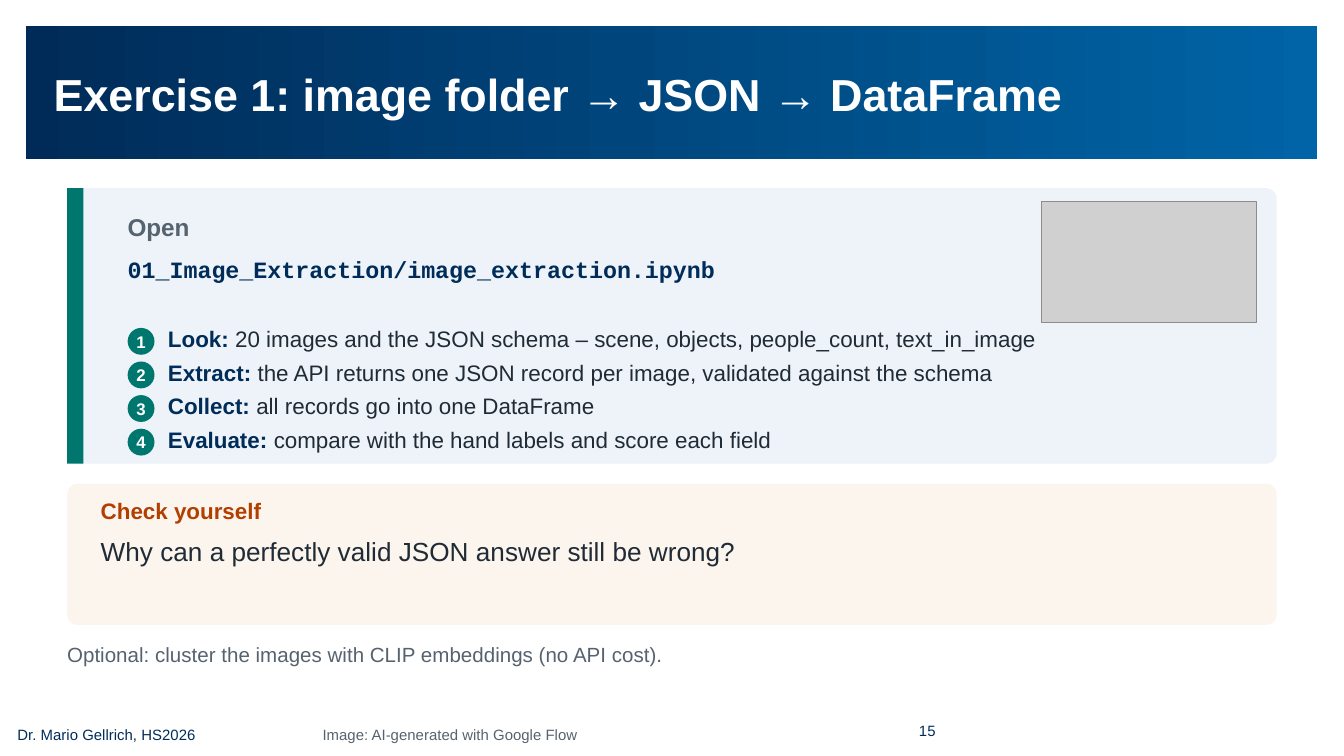
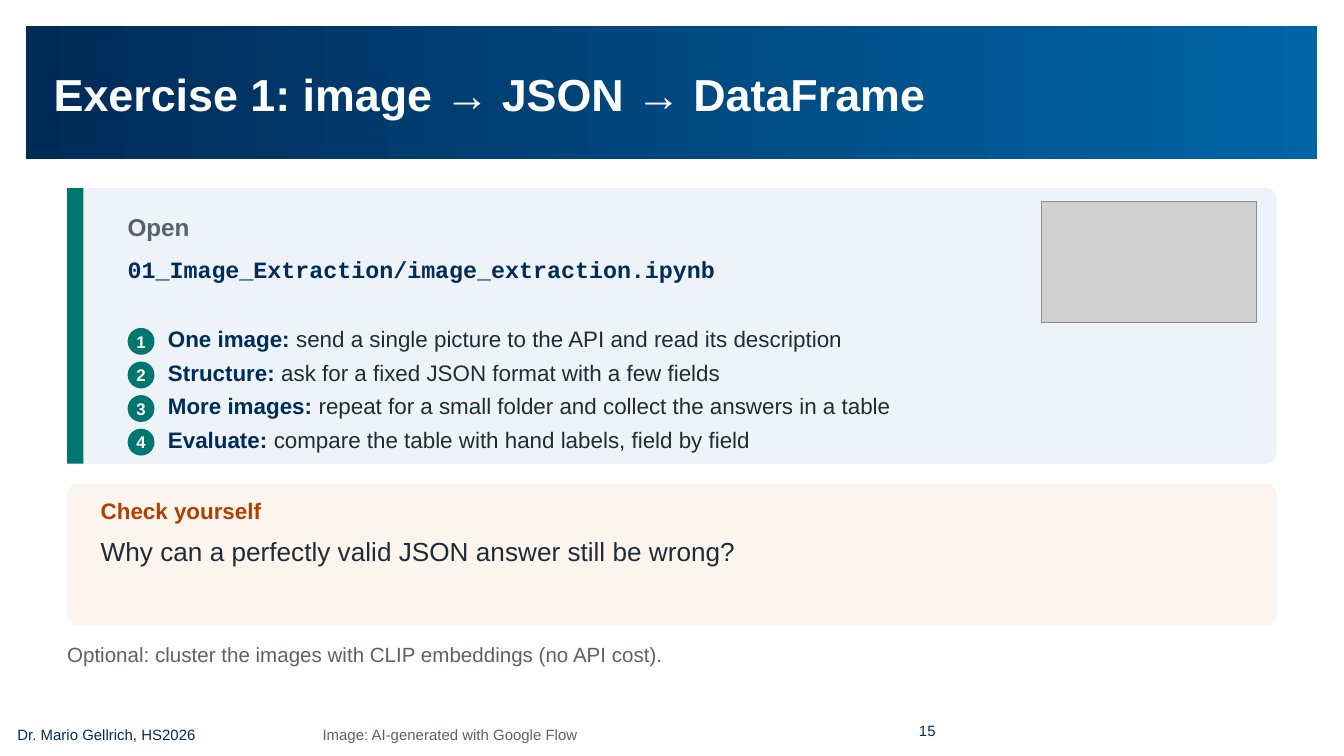
Before and after one commit to mario-gellrich-zhaw/multimodal_extraction_generation, a slide deck: slide 15 of slides/Slides_MSC_Data_Science_Week_13_EN_barrierefrei.pptx. Drawn at 1344x756 pixels with LibreOffice and Linux fonts; fonts in the diff are those of the drawing; grey boxes stand for pictures; background and template pictures are left out. Boxes give left, top, right and bottom in pixels: in the first picture for what was removed or moved away, otherwise in the second. Text is boxed around its words. In the diff, an @@ line names an element or a change of style, - is before the commit and + after.

```diff
--- a/slides/Slides_MSC_Data_Science_Week_13_EN_barrierefrei.pptx
+++ b/slides/Slides_MSC_Data_Science_Week_13_EN_barrierefrei.pptx
@@ title at (54, 78, 925, 120): text changed @@
-Exercise 1: image folder → JSON → DataFrame
+Exercise 1: image → JSON → DataFrame
@@ text at (168, 330, 842, 352): text changed @@
-Look: 20 images and the JSON schema – scene, objects, people_count, text_in_image
+One image: send a single picture to the API and read its description
@@ text at (168, 364, 720, 382): text changed @@
-Extract: the API returns one JSON record per image, validated against the schema
+Structure: ask for a fixed JSON format with a few fields
@@ text at (168, 397, 890, 419): text changed @@
-Collect: all records go into one DataFrame
+More images: repeat for a small folder and collect the answers in a table
@@ text at (168, 431, 750, 453): text changed @@
-Evaluate: compare with the hand labels and score each field
+Evaluate: compare the table with hand labels, field by field
```
Also in this commit, not shown: 4 other slides changed, 5 other files.
